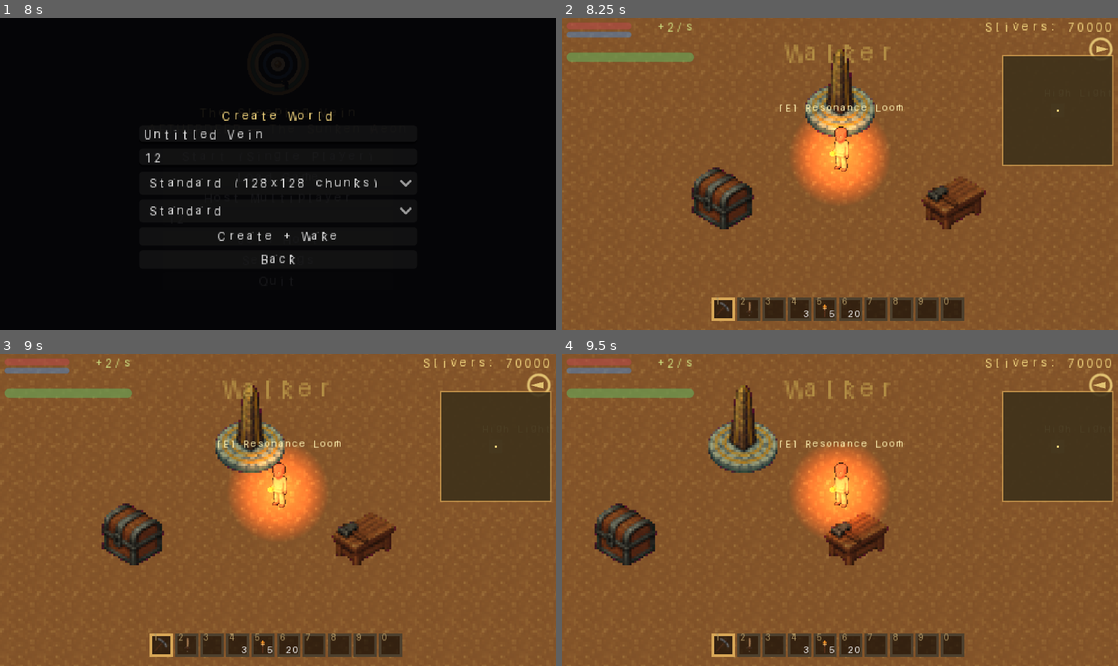
Above: before the commit, frames 1-4 (two rows, left to right).
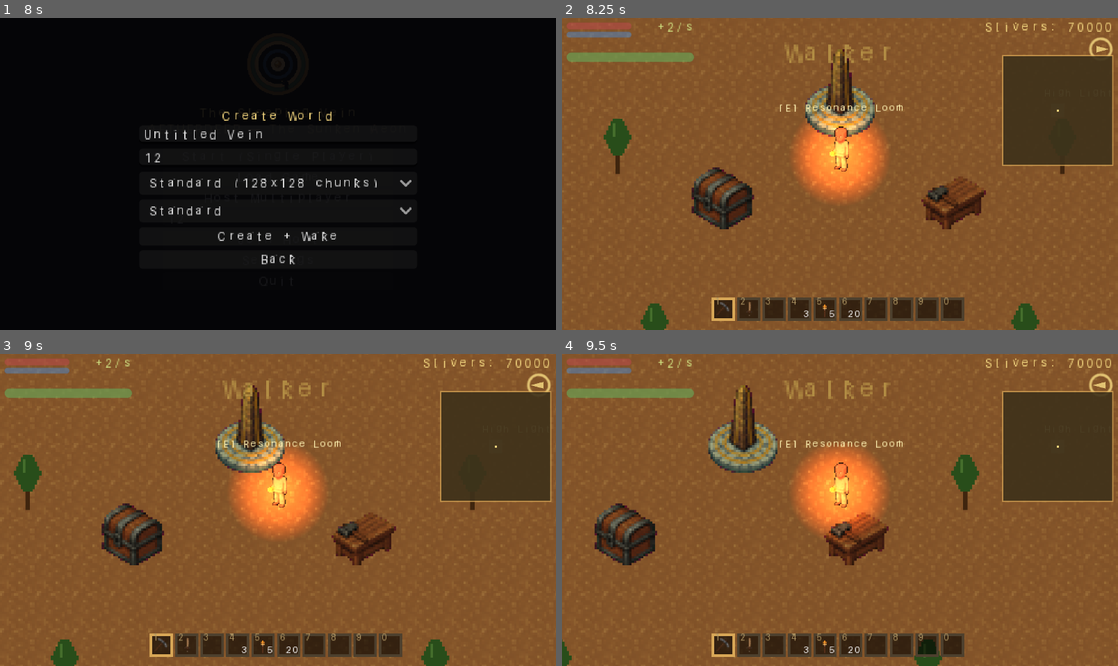
Above: after the commit, the same moments.

Repository: zachnamyat/The-Sleeping-Vein
Game: Godot game, scene res://scenes/ui/title_screen.tscn
Two runs of this game, one before a commit and one after it. Both use one fixed random seed, a clock stepped at 60 frames per second and the inputs below.
Inputs (mouse positions are in pixels of both pictures, inside the frame that each line leads up to):
- Up to frame 1 (8 s): click (278, 217) at 0.52 s; type "12" at 0.6 s; click "Start (Single Player)" at 1.25 s; click "Start (Single Player)" at 2 s; click "Confirm + Wake" at 2.75 s; click (278, 158) at 3.52 s; type "12" at 3.6 s; click "Standard (128x128 chunks)" at 4.25 s; click "Standard" at 5 s; click "Small (64x64 chunks)" at 5.75 s; click "Create + Wake" at 6.5 s; click "Host Multiplayer" at 7.25 s
- Up to frame 2 (8.25 s): click "Join Host" at 8 s
- Up to frame 3 (9 s): tap Enter at 8.75 s; move the mouse to (400, 494) at 8.77 s; press the mouse at (400, 494) at 8.78 s; hold D (move_right) from 8.78 s (still down)
- Up to frame 4 (9.5 s): keep holding D (move_right)

Frame 1 is identical in both runs. In frame 2, 1.1% of the frame differs, in the area x 7-91%, y 32-100%; in frame 3, 1.1%, in the area x 2-86%, y 32-100%; in frame 4, 0.8%.
Error before the commit: Parse Error: Class "Tree" hides a native class. (res://scripts/world/tree.gd:2)

Commit message:
feat: implement player controller, item resources, and tree interaction systems

Diff:
--- a/scripts/player/player_controller.gd
+++ b/scripts/player/player_controller.gd
@@ -238,8 +238,54 @@
 	is_dead = true
 	EventBus.player_died.emit(self)
 	GameState.consume_sliver()
+	# Ticket 2.16 — drop a stash corpse the player can walk back to. The
+	# starter tools stay in inventory; everything else moves to the corpse.
+	_drop_stash_corpse()
 	var timer := get_tree().create_timer(1.5)
 	timer.timeout.connect(_respawn)
+
+
+const _STARTER_KEEP_IDS: Array[StringName] = [
+	&"wooden_pickaxe", &"wooden_sword", &"wooden_axe", &"torch",
+]
+
+
+func _drop_stash_corpse() -> void:
+	var stash: Array = []
+	for i in range(Inventory.slots.size()):
+		var s = Inventory.slots[i]
+		if s == null:
+			continue
+		var item_id := StringName(s.get("item_id", ""))
+		var count: int = int(s.get("count", 0))
+		if item_id == &"" or count <= 0:
+			continue
+		if item_id in _STARTER_KEEP_IDS:
+			continue
+		stash.append({"item_id": String(item_id), "count": count})
+		Inventory.try_remove(item_id, count)
+	if stash.is_empty():
+		return
+	var corpse := DeathCorpse.new()
+	corpse.stashed_slots = stash
+	corpse.global_position = global_position
+	var entities := _entity_layer_parent()
+	if entities:
+		entities.add_child(corpse)
+
+
+func _entity_layer_parent() -> Node:
+	# Walk up to Main and read its `entity_layer_path` if available. Falls back
+	# to current_scene root.
+	var n: Node = self
+	while n:
+		if n.has_method("get") and n.get("entity_layer_path") is NodePath:
+			var ep: NodePath = n.get("entity_layer_path")
+			var resolved := n.get_node_or_null(ep)
+			if resolved:
+				return resolved
+		n = n.get_parent()
+	return get_tree().current_scene
 
 
 func _respawn() -> void:
--- /dev/null
+++ b/scripts/world/death_corpse.gd
@@ -0,0 +1,61 @@
+extends Area2D
+class_name DeathCorpse
+
+## Phase 2.16 — marker at the player's death location holding the inventory
+## stash they dropped on death. Walking over it (player_group) restores all
+## items to Inventory and frees the corpse. Persists across respawns until
+## reclaimed; one corpse per death.
+
+const PICKUP_RADIUS: float = 16.0
+
+@export var stashed_slots: Array = []  ## Each entry: {item_id: String, count: int}
+
+var _t: float = 0.0
+
+
+func _ready() -> void:
+	add_to_group("death_corpse")
+	z_index = 4
+	body_entered.connect(_on_body_entered)
+	collision_layer = 0
+	collision_mask = 0
+	set_collision_layer_value(5, true)
+	set_collision_mask_value(2, true)
+	var shape := CollisionShape2D.new()
+	var circle := CircleShape2D.new()
+	circle.radius = PICKUP_RADIUS
+	shape.shape = circle
+	add_child(shape)
+	set_process(true)
+
+
+func _process(delta: float) -> void:
+	_t += delta
+	queue_redraw()
+
+
+func _on_body_entered(body: Node) -> void:
+	if not body.is_in_group("player"):
+		return
+	_reclaim_stash()
+	if AudioBus:
+		AudioBus.play_sfx(&"corpse_reclaim")
+	EventBus.ui_toast.emit("Stash reclaimed.", 1.5)
+	queue_free()
+
+
+func _reclaim_stash() -> void:
+	for entry in stashed_slots:
+		var item_id := StringName(String(entry.get("item_id", "")))
+		var count: int = int(entry.get("count", 0))
+		if item_id == &"" or count <= 0:
+			continue
+		Inventory.try_add(item_id, count)
+
+
+func _draw() -> void:
+	# Small pulsing rune marker.
+	var pulse: float = 0.7 + 0.3 * sin(_t * 3.0)
+	draw_circle(Vector2.ZERO, 6.0 * pulse, Color(0.55, 0.35, 0.85, 0.7))
+	draw_circle(Vector2.ZERO, 4.0, Color(0.95, 0.85, 0.50, 0.85))
+	draw_circle(Vector2.ZERO, 2.0, Color(1.0, 1.0, 1.0, 0.9))
--- a/scripts/world/tree.gd
+++ b/scripts/world/tree.gd
@@ -1,5 +1,5 @@
 extends StaticBody2D
-class_name Tree
+class_name WorldTree
 
 ## Phase 2.14 / 2.15 — placeable, axe-fellable tree. Has a HealthComponent +
 ## HurtboxComponent so it lives in the same combat pipeline as mobs. Only
Not shown: 1 places in resources/items/bomb.tres that only renumber resources
Not shown: 1 places in resources/items/heartwood.tres that only renumber resources
Not shown: 1 places in resources/items/wood.tres that only renumber resources
Not shown: 1 places in scenes/world/tree.tscn that only renumber resources
Not shown, added: scripts/combat/bomb.gd.uid
Not shown, added: scripts/fx/damage_number.gd.uid
Not shown, added: scripts/fx/damage_number_spawner.gd.uid
Not shown, added: scripts/fx/tile_damage_overlay.gd.uid
Not shown, added: scripts/world/death_corpse.gd.uid
Not shown, added: scripts/world/tree.gd.uid
Not shown, changed: ROADMAP.md
Not shown, changed: docs/PHASE_2_TEST_CHECKLIST.md
(and 1 more such lines)
